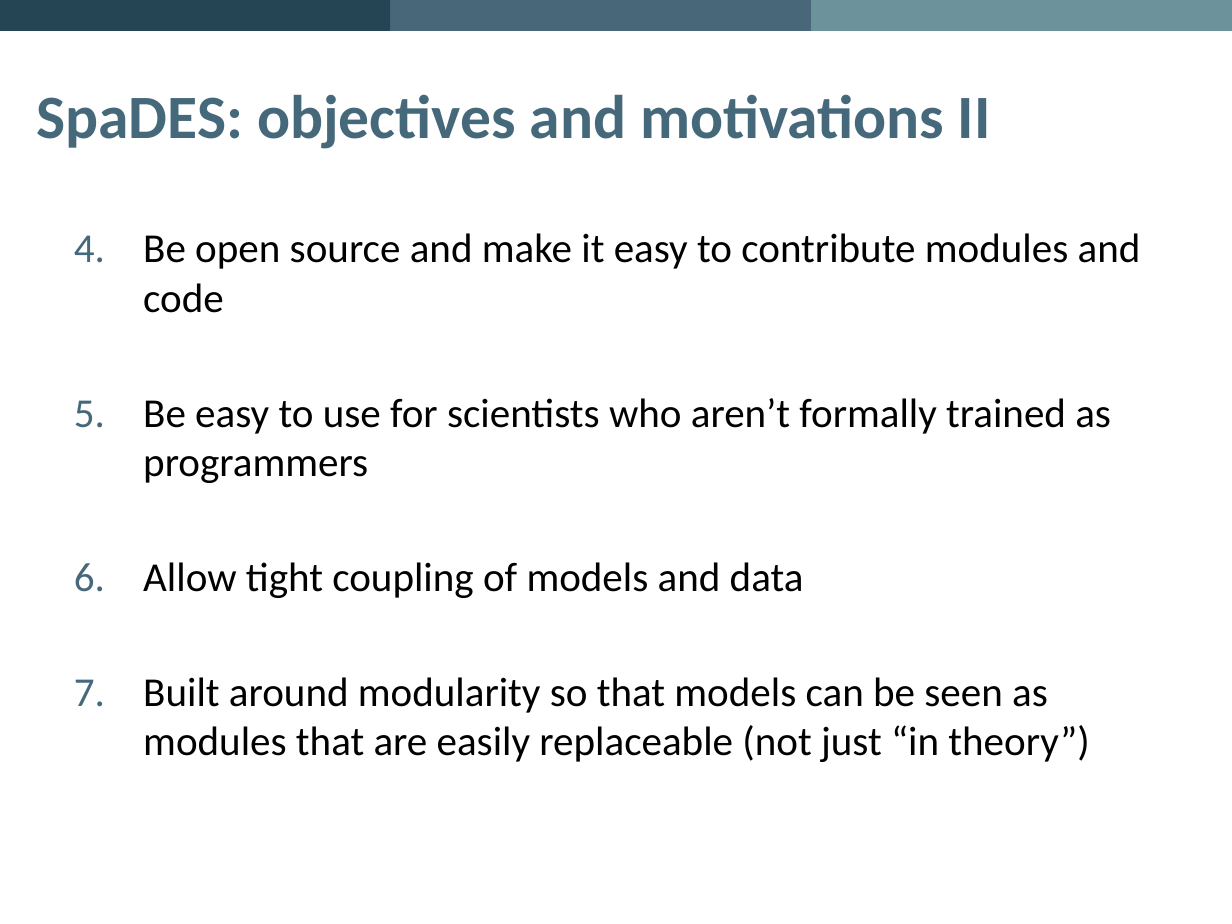
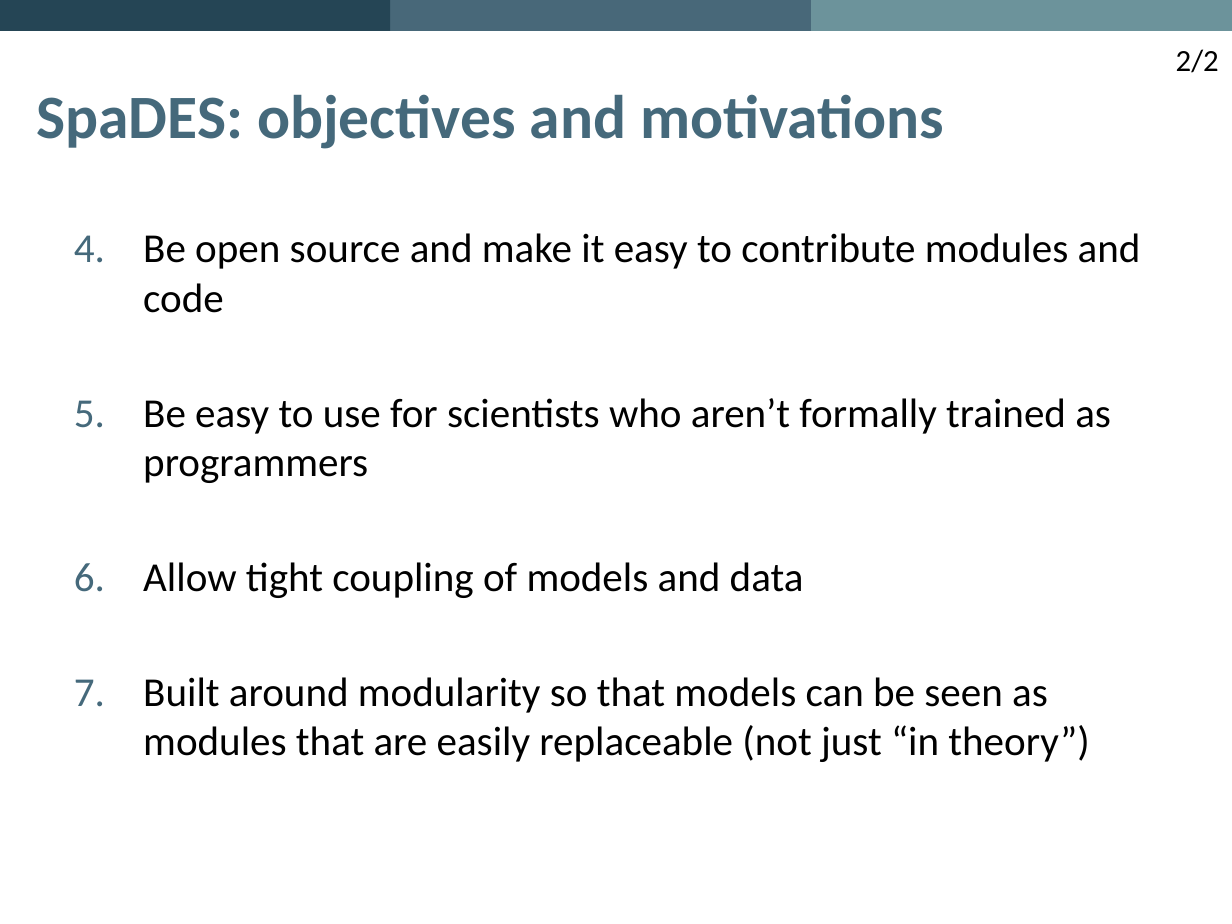
Before and after one commit to PredictiveEcology/SpaDES, a slide deck: slide 13 of development/SpaDES – Spatial Discrete Event Simulation.pptx. Drawn at 1232x924 pixels with LibreOffice and Linux fonts; fonts in the diff are those of the drawing; background and template pictures are left out. Boxes give left, top, right and bottom in pixels: in the first picture for what was removed or moved away, otherwise in the second. Text is boxed around its words. In the diff, an @@ line names an element or a change of style, - is before the commit and + after.

```diff
--- a/development/SpaDES – Spatial Discrete Event Simulation.pptx
+++ b/development/SpaDES – Spatial Discrete Event Simulation.pptx
@@ text added at (x1=1176, y1=49, x2=1219, y2=73), 18 pt, text #000000 @@
+2/2
@@ title at (x1=37, y1=94, x2=944, y2=149): text changed @@
-SpaDES: objectives and motivations II
+SpaDES: objectives and motivations
```
Also in this commit, not shown: 12 other slides changed, 3 slides added, 6 slides removed.
